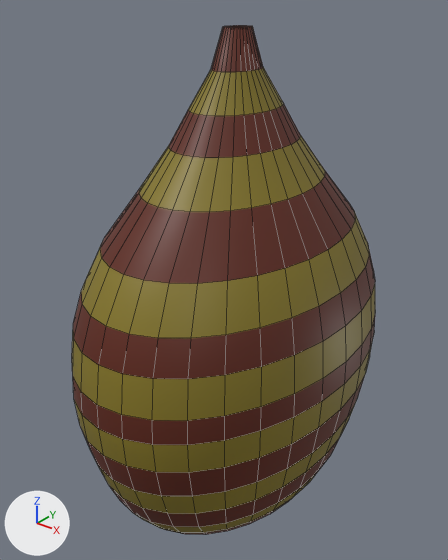
Two versions of the Blender file Dream115/Assets/Models/decorados/jarron2.blend, one commit apart.
The view is the same before and after, from a 50 mm camera at (3.45, -4.49, 5.2) aimed at (-0.1, -0.06, 2.46). Arrows for +X, +Y and +Z are at lower left; the lights stay in place. Mesh edges are drawn as thin lines.
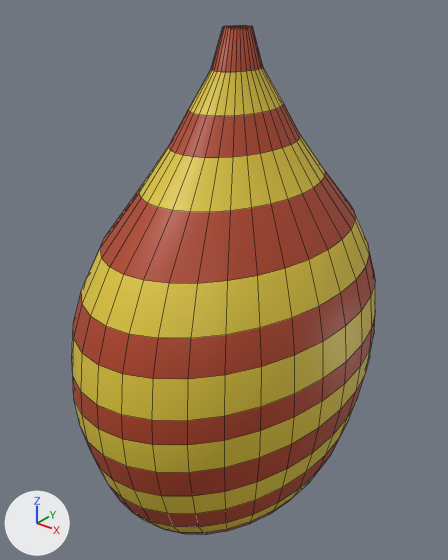
Where the change shows, as pixel boxes (x1, y1, x2, y2) in the pictures (448 x 560 px):
'Cylinder', recoloured: (72, 25, 375, 535) in both

What the commit changed:
Material 'Material.001' (mat_material_001) changes colour from brown #612615 to orange #b34527; in linear values from (0.119, 0.019, 0.00769) to (0.448, 0.0597, 0.0205).
Material 'Material.002' (mat_material_002) changes colour from yellow #867723 to yellow #e0c73a; in linear values from (0.24, 0.185, 0.0168) to (0.748, 0.572, 0.0429).
